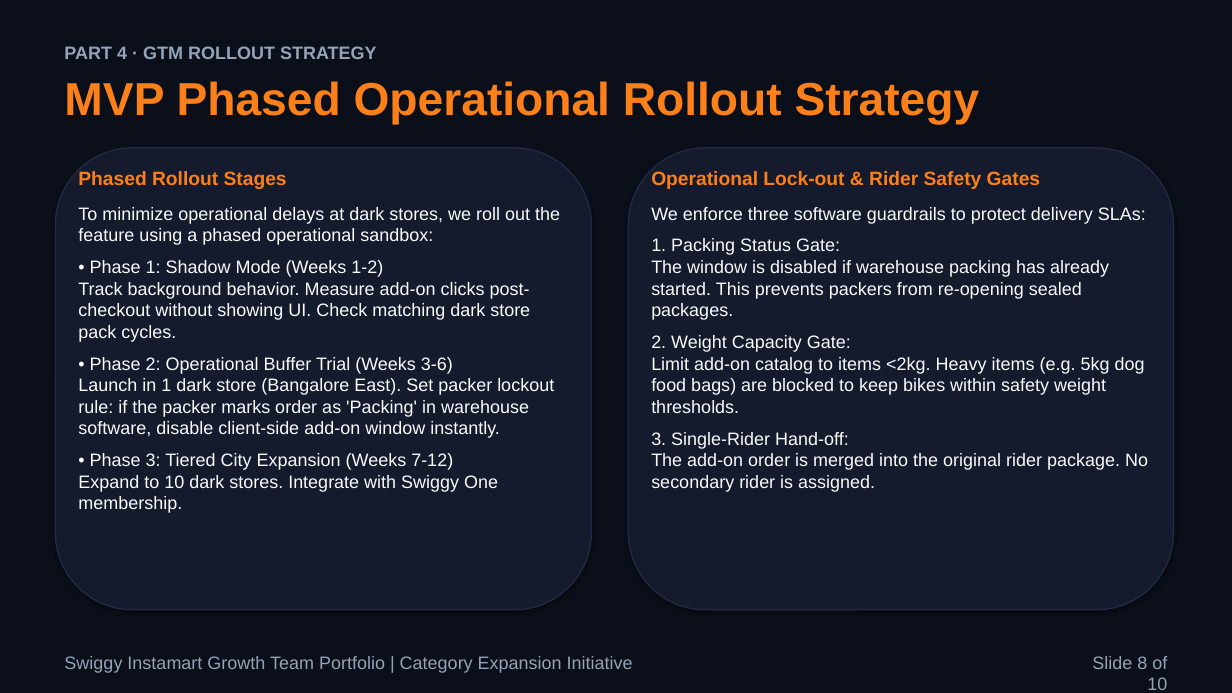
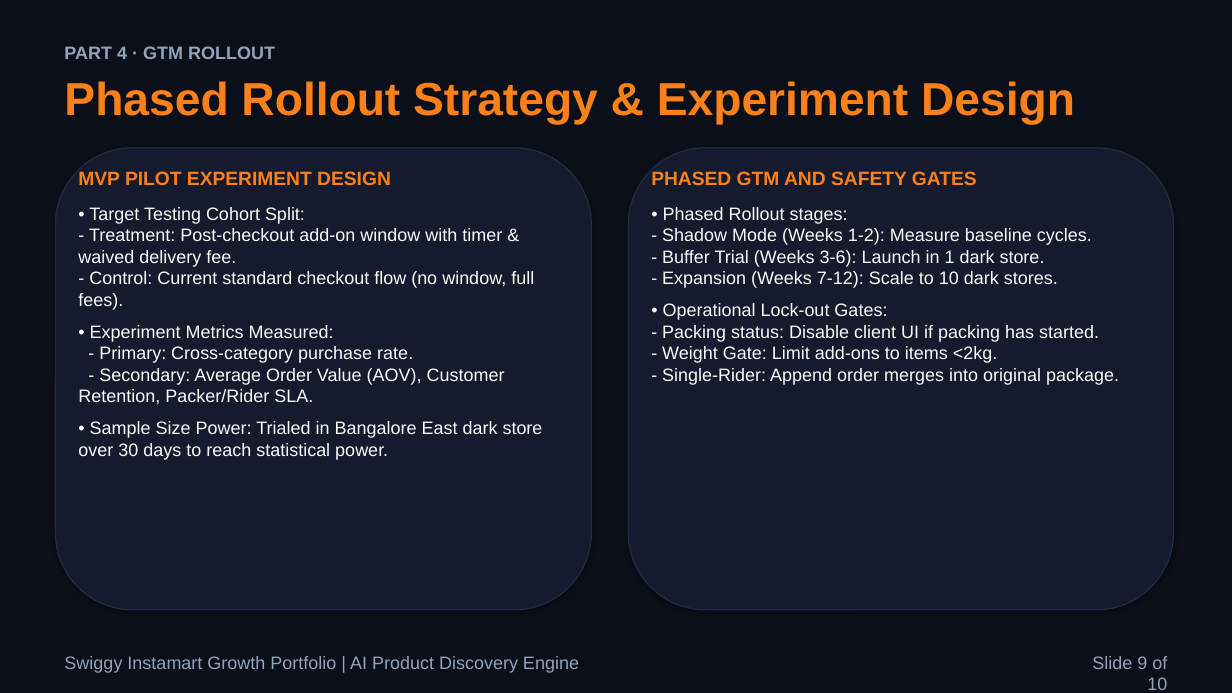
Before and after one commit to aashritamalviya1999/swiggy-instamart-discovery, a slide deck: slide 9 of NL Swiggy Instamart.pptx (slide 8 before the commit). Drawn at 1232x693 pixels with LibreOffice and Linux fonts; fonts in the diff are those of the drawing. Boxes give left, top, right and bottom in pixels: in the first picture for what was removed or moved away, otherwise in the second. Text is boxed around its words. In the diff, an @@ line names an element or a change of style, - is before the commit and + after.

Commit message:
Optimize slide decks: compile exactly 10 slides max and integrate all 14 mentor evaluation requirements

```diff
--- a/NL Swiggy Instamart.pptx
+++ b/NL Swiggy Instamart.pptx
@@ text at box(64, 46, 275, 59): text changed @@
-PART 4 · GTM ROLLOUT STRATEGY
+PART 4 · GTM ROLLOUT
@@ text at box(64, 81, 1075, 125): text changed @@
-MVP Phased Operational Rollout Strategy
+Phased Rollout Strategy & Experiment Design
@@ text at box(78, 171, 543, 460): text changed @@
-Phased Rollout Stages
-To minimize operational delays at dark stores, we roll out the feature using a phased operational sandbox:
-• Phase 1: Shadow Mode (Weeks 1-2)
-Track background behavior. Measure add-on clicks post-checkout without showing UI. Check matching dark store pack cycles.
-• Phase 2: Operational Buffer Trial (Weeks 3-6)
-Launch in 1 dark store (Bangalore East). Set packer lockout rule: if the packer marks order as 'Packing' in warehouse software, disable client-side add-on window instantly.
-• Phase 3: Tiered City Expansion (Weeks 7-12)
-Expand to 10 dark stores. Integrate with Swiggy One membership.
+MVP PILOT EXPERIMENT DESIGN
+• Target Testing Cohort Split:
+- Treatment: Post-checkout add-on window with timer & waived delivery fee.
+- Control: Current standard checkout flow (no window, full fees).
+• Experiment Metrics Measured:
+- Primary: Cross-category purchase rate.
+- Secondary: Average Order Value (AOV), Customer Retention, Packer/Rider SLA.
+• Sample Size Power: Trialed in Bangalore East dark store over 30 days to reach statistical power.
@@ text at box(651, 171, 1119, 385): text changed @@
-Operational Lock-out & Rider Safety Gates
-We enforce three software guardrails to protect delivery SLAs:
-1. Packing Status Gate:
-The window is disabled if warehouse packing has already started. This prevents packers from re-opening sealed packages.
-2. Weight Capacity Gate:
-Limit add-on catalog to items <2kg. Heavy items (e.g. 5kg dog food bags) are blocked to keep bikes within safety weight thresholds.
-3. Single-Rider Hand-off:
-The add-on order is merged into the original rider package. No secondary rider is assigned.
+PHASED GTM AND SAFETY GATES
+• Phased Rollout stages:
+- Shadow Mode (Weeks 1-2): Measure baseline cycles.
+- Buffer Trial (Weeks 3-6): Launch in 1 dark store.
+- Expansion (Weeks 7-12): Scale to 10 dark stores.
+• Operational Lock-out Gates:
+- Packing status: Disable client UI if packing has started.
+- Weight Gate: Limit add-ons to items <2kg.
+- Single-Rider: Append order merges into original package.
@@ text at box(64, 656, 579, 673): text changed @@
-Swiggy Instamart Growth Team Portfolio | Category Expansion Initiative
+Swiggy Instamart Growth Portfolio | AI Product Discovery Engine
@@ text at box(1092, 656, 1167, 690): text changed @@
-Slide 8 of 10
+Slide 9 of 10
```
Also in this commit, not shown: 8 other slides changed, 1 slide added, 1 slide removed, 3 other files.
